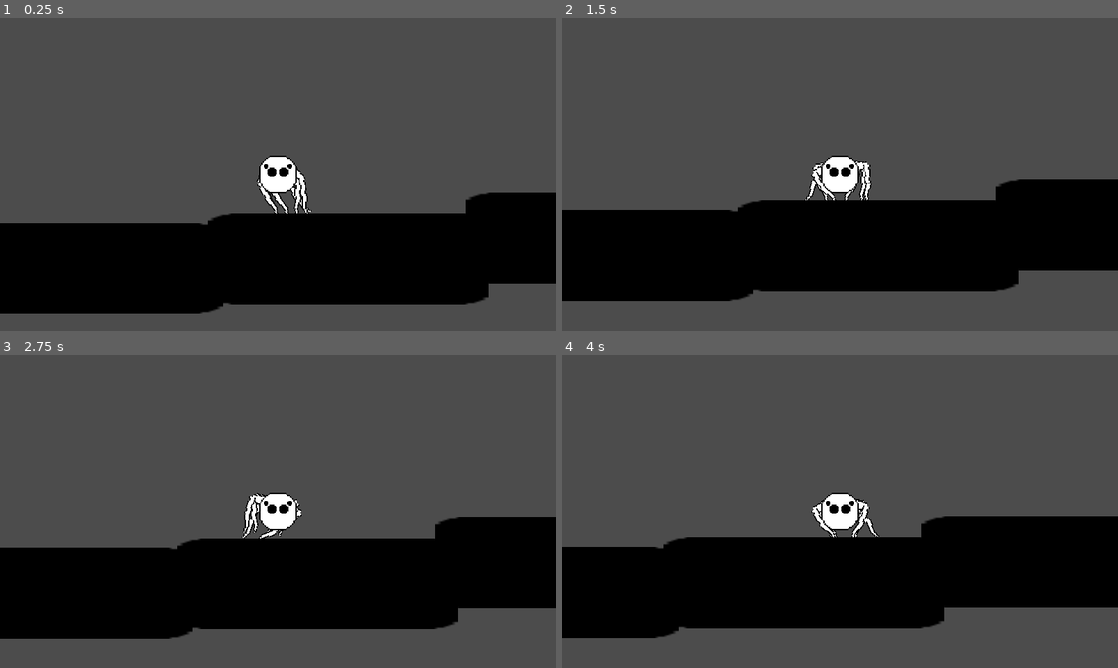
Above: before the commit, frames 1-4 (two rows, left to right).
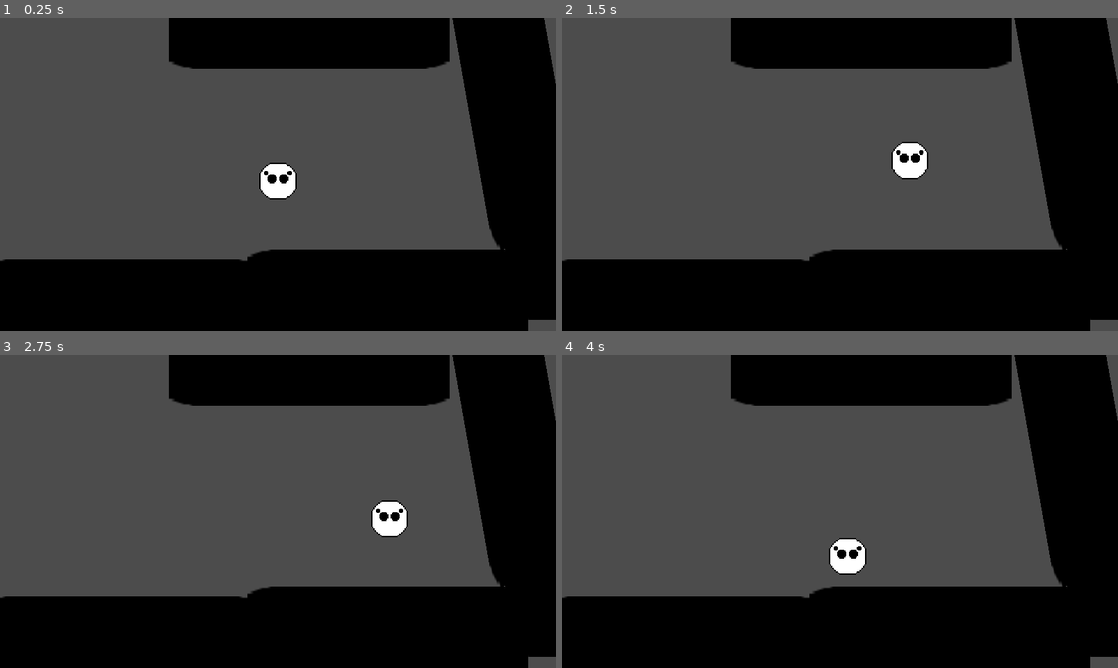
Above: after the commit, the same moments.

Repository: MorneVenter/NopeRope
Game: Godot game, scene res://World/DemoWorld.tscn
Same seed, same stepped clock (60 frames per second), same inputs: the game is played once before the commit and once after it. The engine's default icon, where the game draws it, is replaced by a stand-in: a white triangle on a blue panel in a dark square.
Inputs:
- Up to frame 1 (0.25 s): no input
- Up to frame 2 (1.5 s): hold Right (ui_right) 0.53-1.28 s; hold Space (ui_select) 0.53-1.28 s; hold Left (ui_left) from 1.28 s (still down); tap Space (ui_select) at 1.35 s
- Up to frame 3 (2.75 s): tap Space (ui_select) at 1.52, 1.82 s; release Left (ui_left) at 2.03 s; hold Right (ui_right) from 2.03 s (still down); hold Space (ui_select) from 2.03 s (still down)
- Up to frame 4 (4 s): release Space (ui_select) at 2.78 s; tap Space (ui_select) at 2.85, 3.02, 3.32 s; release Right (ui_right) at 3.53 s; hold Left (ui_left) from 3.53 s (still down); hold Space (ui_select) from 3.53 s (still down)

The runs differ from the first frame. In frame 1, 36% of the frame differs, in the area x 0-100%, y 0-100%; in frame 2, 46%; in frame 3, 45%; in frame 4, 47%.

Commit message:
Jump!

Diff:
--- /dev/null
+++ b/Characters/Player/player.gd
@@ -0,0 +1,27 @@
+extends Node2D
+
+onready var player_body = preload("res://Characters/Player/player_body.tscn")
+onready var player_airborne = preload("res://Characters/Player/player_airborne.tscn")
+
+func _ready():
+	EventSystem.connect("airborne_landed", self, "_landPlayerOnGround")
+	EventSystem.connect("jump", self, "_jumpPlayer")
+
+func _landPlayerOnGround(x,y,dir):
+	for n in $Player_State.get_children():
+		n.queue_free()
+	var new_body = player_body.instance()
+	new_body.position.x = x;
+	new_body.position.y = y;
+	new_body.rotation_degrees = dir
+	$Player_State.add_child(new_body)
+	new_body.init()
+
+func _jumpPlayer(x,y, dir):
+	for n in $Player_State.get_children():
+		n.queue_free()
+	var new_body = player_airborne.instance()
+	new_body.position.x = x;
+	new_body.position.y = y;
+	$Player_State.add_child(new_body)
+	new_body.jump(dir)
--- /dev/null
+++ b/Characters/Player/player.tscn
@@ -0,0 +1,20 @@
+[gd_scene load_steps=3 format=2]
+
+[ext_resource path="res://Characters/Player/player_airborne.tscn" type="PackedScene" id=1]
+[ext_resource path="res://Characters/Player/player.gd" type="Script" id=2]
+
+[node name="player" type="Node2D"]
+script = ExtResource( 2 )
+
+[node name="Player_State" type="Node2D" parent="."]
+
+[node name="player_airborne" parent="Player_State" instance=ExtResource( 1 )]
+
+[node name="PlayerCamera" type="Camera2D" parent="."]
+current = true
+smoothing_enabled = true
+smoothing_speed = 10.0
+drag_margin_left = 0.3
+drag_margin_top = 0.3
+drag_margin_right = 0.3
+drag_margin_bottom = 0.3
--- /dev/null
+++ b/Characters/Player/player_airborne.gd
@@ -0,0 +1,35 @@
+extends RigidBody2D
+
+var x_speed = 4.0
+var jump_power = 250.0
+
+
+func _physics_process(delta):
+	if Input.is_action_pressed("ui_right") and abs(linear_velocity.x) <= 150.0:
+		linear_velocity.x += x_speed
+	elif Input.is_action_pressed("ui_left") and abs(linear_velocity.x) <= 150.0:
+		linear_velocity.x -= x_speed
+
+	if $RightCheck.is_colliding():
+		_land(-90)
+	elif $LeftCheck.is_colliding():
+		_land(90)
+	elif $DownCheck.is_colliding():
+		_land(0)
+	elif $UpCheck.is_colliding():
+		_land(-180)
+
+func jump(dir):
+	var direction = Vector2(cos(deg2rad(dir)), sin(deg2rad(dir)))
+	var movement_vect = direction * -jump_power
+	linear_velocity += movement_vect
+
+func _land(dir):
+	EventSystem.emit_signal("airborne_landed", position.x, position.y, dir)
+
+
+func _on_Timer_timeout():
+	$RightCheck.enabled = true
+	$LeftCheck.enabled = true
+	$DownCheck.enabled = true
+	$UpCheck.enabled = true
--- /dev/null
+++ b/Characters/Player/player_airborne.tscn
@@ -0,0 +1,41 @@
+[gd_scene load_steps=4 format=2]
+
+[ext_resource path="res://Art/Player/body.png" type="Texture" id=1]
+[ext_resource path="res://Characters/Player/player_airborne.gd" type="Script" id=2]
+
+[sub_resource type="CapsuleShape2D" id=1]
+radius = 15.1249
+height = 1.03645
+
+[node name="player_airborne" type="RigidBody2D"]
+collision_layer = 2
+mode = 2
+mass = 2.0
+gravity_scale = 2.0
+script = ExtResource( 2 )
+
+[node name="Sprite" type="Sprite" parent="."]
+texture = ExtResource( 1 )
+
+[node name="CollisionShape2D" type="CollisionShape2D" parent="."]
+shape = SubResource( 1 )
+disabled = true
+
+[node name="DownCheck" type="RayCast2D" parent="."]
+cast_to = Vector2( 0, 25 )
+
+[node name="UpCheck" type="RayCast2D" parent="."]
+cast_to = Vector2( 0, -25 )
+
+[node name="RightCheck" type="RayCast2D" parent="."]
+cast_to = Vector2( 25, 0 )
+
+[node name="LeftCheck" type="RayCast2D" parent="."]
+position = Vector2( 0, -3 )
+cast_to = Vector2( -25, 0 )
+
+[node name="Timer" type="Timer" parent="."]
+wait_time = 0.1
+one_shot = true
+autostart = true
+[connection signal="timeout" from="Timer" to="." method="_on_Timer_timeout"]
--- a/Characters/Player/player_body.gd
+++ b/Characters/Player/player_body.gd
@@ -14,8 +14,8 @@
 onready var right_legs = $Right_Legs.get_children()
 onready var left_legs = $Left_Legs.get_children()
 
-export var speed_y = 40
-var step_rate = 0.2 # Good speed for 0.2 is 30, that means step_rate = 150/speed
+var speed_y = 40
+var step_rate = 0.02 # Good speed for 0.2 is 30, that means step_rate = 150/speed
 var time_since_last_step = 0
 var cur_r_leg = 0
 var cur_l_leg = 0
@@ -23,11 +23,14 @@
 var leg_dist = 45
 
 var is_moving = false
-var speed_limit = 100
+var speed_limit = 150
 var accel = 1.75
-var speed_x = 100 #same as limit to init leg position
+var speed_x = 150 #same as limit to init leg position
 
 func _ready():
+	pass#init()
+
+func init():
 	leg_dist = $RightCheck.position.x / (right_legs.size())
 	right_check.force_raycast_update()
 	left_check.force_raycast_update()
@@ -56,6 +59,8 @@
 		if time_since_last_step >= step_rate:
 			time_since_last_step = 0
 			step()
+	if Input.is_action_pressed("ui_select"):
+		_jump()
 
 func _move(delta, speed_x):
 	if speed_x == 0:
@@ -82,14 +87,14 @@
 		elif right_wall_rotate_check.is_colliding():
 			rotation_degrees -= 5.0
 		else:
-			rotation_degrees = lerp(rotation_degrees, _computeNormAngle(), 0.1)
+			rotation_degrees = lerp(rotation_degrees, _computeNormAngle(), 0.05)
 	elif speed_x < 0:
 		if !(left_rotate_check.is_colliding()):
 			rotation_degrees -= 5.0
 		elif left_wall_rotate_check.is_colliding():
 			rotation_degrees += 5.0
 		else:
-			rotation_degrees = lerp(rotation_degrees, _computeNormAngle(), 0.1)
+			rotation_degrees = lerp(rotation_degrees, _computeNormAngle(), 0.05)
 	else:
 		rotation_degrees = lerp(rotation_degrees, _computeNormAngle(), 0.1)
 
@@ -139,3 +144,6 @@
 	else:
 		rate = abs((leg_dist+reach)/speed_x)
 	leg.step(target, rate)
+
+func _jump():
+	EventSystem.emit_signal("jump", position.x, position.y, _computeNormAngle()+90.0)
--- a/Characters/Player/player_body.tscn
+++ b/Characters/Player/player_body.tscn
@@ -18,25 +18,31 @@
 position = Vector2( 0, -6.23629 )
 
 [node name="player_leg" parent="Right_Legs" instance=ExtResource( 2 )]
+rotation = 1.01404
 
 [node name="player_leg2" parent="Right_Legs" instance=ExtResource( 2 )]
 position = Vector2( 5, 0 )
+rotation = 1.01578
 
 [node name="player_leg3" parent="Right_Legs" instance=ExtResource( 2 )]
 position = Vector2( 7.5, 0 )
+rotation = 1.39626
 
 [node name="Left_Legs" type="Node2D" parent="."]
 position = Vector2( 0, -6.23629 )
 
 [node name="player_leg" parent="Left_Legs" instance=ExtResource( 2 )]
+rotation = -4.31445
 flipped = false
 
 [node name="player_leg2" parent="Left_Legs" instance=ExtResource( 2 )]
 position = Vector2( -5, 0 )
+rotation = -4.18879
 flipped = false
 
 [node name="player_leg3" parent="Left_Legs" instance=ExtResource( 2 )]
 position = Vector2( -7.5, 0 )
+rotation = -4.44186
 flipped = false
 
 [node name="Sprite" type="Sprite" parent="."]
@@ -91,6 +97,3 @@
 position = Vector2( -15.1453, 7.68111 )
 enabled = true
 cast_to = Vector2( -20, 0 )
-
-[node name="PlayerCamera" type="Camera2D" parent="."]
-current = true
--- /dev/null
+++ b/Utility/EventSystem.gd
@@ -0,0 +1,4 @@
+extends Node
+
+signal airborne_landed(x,y,dir)
+signal jump(x,y, dir)
--- a/World/DemoWorld.tscn
+++ b/World/DemoWorld.tscn
@@ -1,7 +1,7 @@
 [gd_scene load_steps=4 format=2]
 
 [ext_resource path="res://icon.png" type="Texture" id=1]
-[ext_resource path="res://Characters/Player/player_body.tscn" type="PackedScene" id=2]
+[ext_resource path="res://Characters/Player/player.tscn" type="PackedScene" id=3]
 
 [sub_resource type="RectangleShape2D" id=1]
 extents = Vector2( 32, 32 )
@@ -9,116 +9,141 @@
 [node name="DemoWorld" type="Node2D"]
 position = Vector2( 1.05945, -20.1298 )
 
-[node name="player_body" parent="." instance=ExtResource( 2 )]
-position = Vector2( 34.5616, -22.4261 )
+[node name="World" type="Node2D" parent="."]
 
-[node name="Block" type="Sprite" parent="."]
+[node name="Block" type="Sprite" parent="World"]
 modulate = Color( 0, 0, 0, 1 )
 position = Vector2( 94.9022, 50.4756 )
 scale = Vector2( 3.78738, 1.22122 )
 texture = ExtResource( 1 )
 
-[node name="StaticBody2D" type="StaticBody2D" parent="Block"]
+[node name="StaticBody2D" type="StaticBody2D" parent="World/Block"]
 
-[node name="CollisionShape2D" type="CollisionShape2D" parent="Block/StaticBody2D"]
+[node name="CollisionShape2D" type="CollisionShape2D" parent="World/Block/StaticBody2D"]
 shape = SubResource( 1 )
 
-[node name="Block2" type="Sprite" parent="."]
+[node name="Block11" type="Sprite" parent="World"]
+modulate = Color( 0, 0, 0, 1 )
+position = Vector2( 26.7292, -184.009 )
+scale = Vector2( 3.78738, 1.22122 )
+texture = ExtResource( 1 )
+
+[node name="StaticBody2D" type="StaticBody2D" parent="World/Block11"]
+
+[node name="CollisionShape2D" type="CollisionShape2D" parent="World/Block11/StaticBody2D"]
+shape = SubResource( 1 )
+
+[node name="Block12" type="Sprite" parent="World"]
+modulate = Color( 0, 0, 0, 1 )
+position = Vector2( 203.529, -113.589 )
+rotation = 1.39626
+scale = Vector2( 3.78738, 1.22122 )
+texture = ExtResource( 1 )
+
+[node name="StaticBody2D" type="StaticBody2D" parent="World/Block12"]
+
+[node name="CollisionShape2D" type="CollisionShape2D" parent="World/Block12/StaticBody2D"]
+shape = SubResource( 1 )
+
+[node name="Block2" type="Sprite" parent="World"]
 modulate = Color( 0, 0, 0, 1 )
 position = Vector2( -134.156, 58.753 )
 scale = Vector2( 3.78738, 1.22122 )
 texture = ExtResource( 1 )
 
-[node name="StaticBody2D" type="StaticBody2D" parent="Block2"]
+[node name="StaticBody2D" type="StaticBody2D" parent="World/Block2"]
 
-[node name="CollisionShape2D" type="CollisionShape2D" parent="Block2/StaticBody2D"]
+[node name="CollisionShape2D" type="CollisionShape2D" parent="World/Block2/StaticBody2D"]
 shape = SubResource( 1 )
 
-[node name="Block3" type="Sprite" parent="."]
+[node name="Block3" type="Sprite" parent="World"]
 modulate = Color( 0, 0, 0, 1 )
 position = Vector2( 317.627, 32.3982 )
 scale = Vector2( 3.78738, 1.22122 )
 texture = ExtResource( 1 )
 
-[node name="StaticBody2D" type="StaticBody2D" parent="Block3"]
+[node name="StaticBody2D" type="StaticBody2D" parent="World/Block3"]
 
-[node name="CollisionShape2D" type="CollisionShape2D" parent="Block3/StaticBody2D"]
+[node name="CollisionShape2D" type="CollisionShape2D" parent="World/Block3/StaticBody2D"]
 shape = SubResource( 1 )
 
-[node name="Block4" type="Sprite" parent="."]
+[node name="Block4" type="Sprite" parent="World"]
 modulate = Color( 0, 0, 0, 1 )
 position = Vector2( 511.713, 18.3216 )
 scale = Vector2( 3.78738, 1.22122 )
 texture = ExtResource( 1 )
 
-[node name="StaticBody2D" type="StaticBody2D" parent="Block4"]
+[node name="StaticBody2D" type="StaticBody2D" parent="World/Block4"]
 
-[node name="CollisionShape2D" type="CollisionShape2D" parent="Block4/StaticBody2D"]
+[node name="CollisionShape2D" type="CollisionShape2D" parent="World/Block4/StaticBody2D"]
 shape = SubResource( 1 )
 
-[node name="Block5" type="Sprite" parent="."]
+[node name="Block5" type="Sprite" parent="World"]
 modulate = Color( 0, 0, 0, 1 )
 position = Vector2( 703.078, 5.10474 )
 scale = Vector2( 3.78738, 1.22122 )
 texture = ExtResource( 1 )
 
-[node name="StaticBody2D" type="StaticBody2D" parent="Block5"]
+[node name="StaticBody2D" type="StaticBody2D" parent="World/Block5"]
 
-[node name="CollisionShape2D" type="CollisionShape2D" parent="Block5/StaticBody2D"]
+[node name="CollisionShape2D" type="CollisionShape2D" parent="World/Block5/StaticBody2D"]
 shape = SubResource( 1 )
 
-[node name="Block6" type="Sprite" parent="."]
+[node name="Block6" type="Sprite" parent="World"]
 modulate = Color( 0, 0, 0, 1 )
 position = Vector2( 857.367, 98.6644 )
 scale = Vector2( 3.78738, 1.22122 )
 texture = ExtResource( 1 )
 
-[node name="StaticBody2D" type="StaticBody2D" parent="Block6"]
+[node name="StaticBody2D" type="StaticBody2D" parent="World/Block6"]
 
-[node name="CollisionShape2D" type="CollisionShape2D" parent="Block6/StaticBody2D"]
+[node name="CollisionShape2D" type="CollisionShape2D" parent="World/Block6/StaticBody2D"]
 shape = SubResource( 1 )
 
-[node name="Block10" type="Sprite" parent="."]
+[node name="Block10" type="Sprite" parent="World"]
 modulate = Color( 0, 0, 0, 1 )
 position = Vector2( 685.388, 64.6465 )
 scale = Vector2( 3.78738, 1.22122 )
 texture = ExtResource( 1 )
 
-[node name="StaticBody2D" type="StaticBody2D" parent="Block10"]
+[node name="StaticBody2D" type="StaticBody2D" parent="World/Block10"]
 
-[node name="CollisionShape2D" type="CollisionShape2D" parent="Block10/StaticBody2D"]
+[node name="CollisionShape2D" type="CollisionShape2D" parent="World/Block10/StaticBody2D"]
 shape = SubResource( 1 )
 
-[node name="Block7" type="Sprite" parent="."]
+[node name="Block7" type="Sprite" parent="World"]
 modulate = Color( 0, 0, 0, 1 )
 position = Vector2( 1062.66, 97.7426 )
 scale = Vector2( 3.78738, 1.22122 )
 texture = ExtResource( 1 )
 
-[node name="StaticBody2D" type="StaticBody2D" parent="Block7"]
+[node name="StaticBody2D" type="StaticBody2D" parent="World/Block7"]
 
-[node name="CollisionShape2D" type="CollisionShape2D" parent="Block7/StaticBody2D"]
+[node name="CollisionShape2D" type="CollisionShape2D" parent="World/Block7/StaticBody2D"]
 shape = SubResource( 1 )
 
-[node name="Block8" type="Sprite" parent="."]
+[node name="Block8" type="Sprite" parent="World"]
 modulate = Color( 0, 0, 0, 1 )
 position = Vector2( 1243.76, 79.8425 )
 scale = Vector2( 3.78738, 1.22122 )
 texture = ExtResource( 1 )
 
-[node name="StaticBody2D" type="StaticBody2D" parent="Block8"]
+[node name="StaticBody2D" type="StaticBody2D" parent="World/Block8"]
 
-[node name="CollisionShape2D" type="CollisionShape2D" parent="Block8/StaticBody2D"]
+[node name="CollisionShape2D" type="CollisionShape2D" parent="World/Block8/StaticBody2D"]
 shape = SubResource( 1 )
 
-[node name="Block9" type="Sprite" parent="."]
+[node name="Block9" type="Sprite" parent="World"]
 modulate = Color( 0, 0, 0, 1 )
 position = Vector2( 1060.59, 13.3512 )
 rotation = 1.00832
 scale = Vector2( 3.78738, 1.22122 )
 texture = ExtResource( 1 )
 
-[node name="StaticBody2D" type="StaticBody2D" parent="Block9"]
+[node name="StaticBody2D" type="StaticBody2D" parent="World/Block9"]
 
-[node name="CollisionShape2D" type="CollisionShape2D" parent="Block9/StaticBody2D"]
+[node name="CollisionShape2D" type="CollisionShape2D" parent="World/Block9/StaticBody2D"]
 shape = SubResource( 1 )
+
+[node name="player" parent="." instance=ExtResource( 3 )]
+position = Vector2( 0, -53.6929 )
--- a/project.godot
+++ b/project.godot
@@ -18,6 +18,10 @@
 config/name="NopeRope"
 run/main_scene="res://World/DemoWorld.tscn"
 config/icon="res://icon.png"
+
+[autoload]
+
+EventSystem="*res://Utility/EventSystem.gd"
 
 [display]
 
